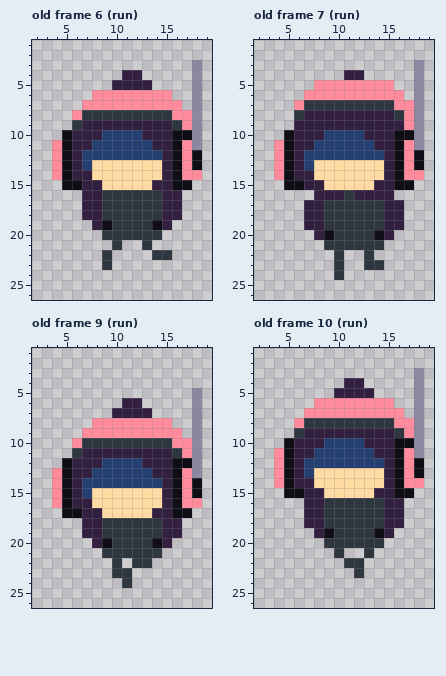
Edited in one commit: pixel-art file (art/hacker4.ase). That is the earlier state.
24x32 pixels, 12 frames. Shown: old frame 6 (run): x 2..19, y 1..26; old frame 7 (run): x 2..19, y 1..26; old frame 9 (run): x 2..19, y 1..26; old frame 10 (run): x 2..19, y 1..26. The commit also changed other frames, which this record leaves out.
New version:
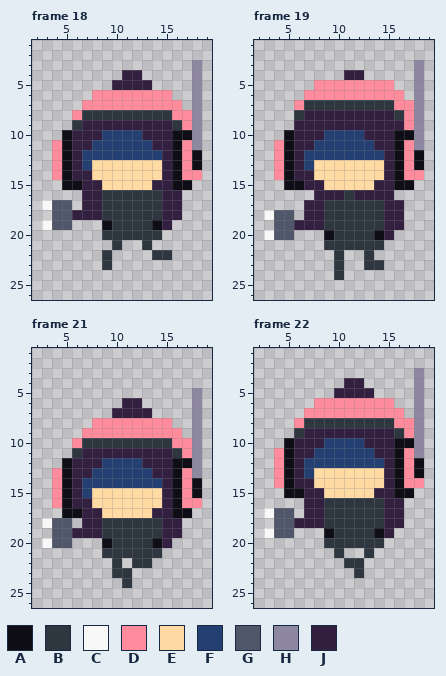
Palette (. is transparent): A #0f0e17  B #2e3740  C #f8f8f8  D #ff8b9c  E #ffdaa2  F #243f72  G #50576b  H #8d87a2  J #332041
A new or re-ordered frame is compared with the old frame closest to it.
From the commit log: More glow! and tasers
The exact change:
frames 12 -> 24
layer "Taser" added
Frame 18 is new; against old frame 6 (run), layers "Taser", "Layer 1":
Colour C now appears in row 17 at x 3; in row 19 at x 3.
Colour G now appears in rows 17 to 19 at x 4 to 5.
Colour J now appears in row 18 at x 6.
Colour J is gone in row 19 at x 8.
Frame 19 is new; against old frame 7 (run), layers "Taser", "Layer 1":
Colour C now appears in row 18 at x 3; in row 20 at x 3.
Colour G now appears in rows 18 to 20 at x 4 to 5.
Colour J now appears in row 19 at x 6.
Colour J is gone in row 20 at x 8.
Frame 21 is new; against old frame 9 (run), layers "Taser", "Layer 1": the same change as frame 19
Frame 22 is new; against old frame 10 (run), layers "Taser", "Layer 1": the same change as frame 18
Pixel boxes of the changes (left, top, right, bottom) in both pictures:
changed: (42, 200, 102, 230)
changed: (264, 210, 324, 240)
changed: (42, 518, 102, 548)
changed: (264, 508, 324, 538)
